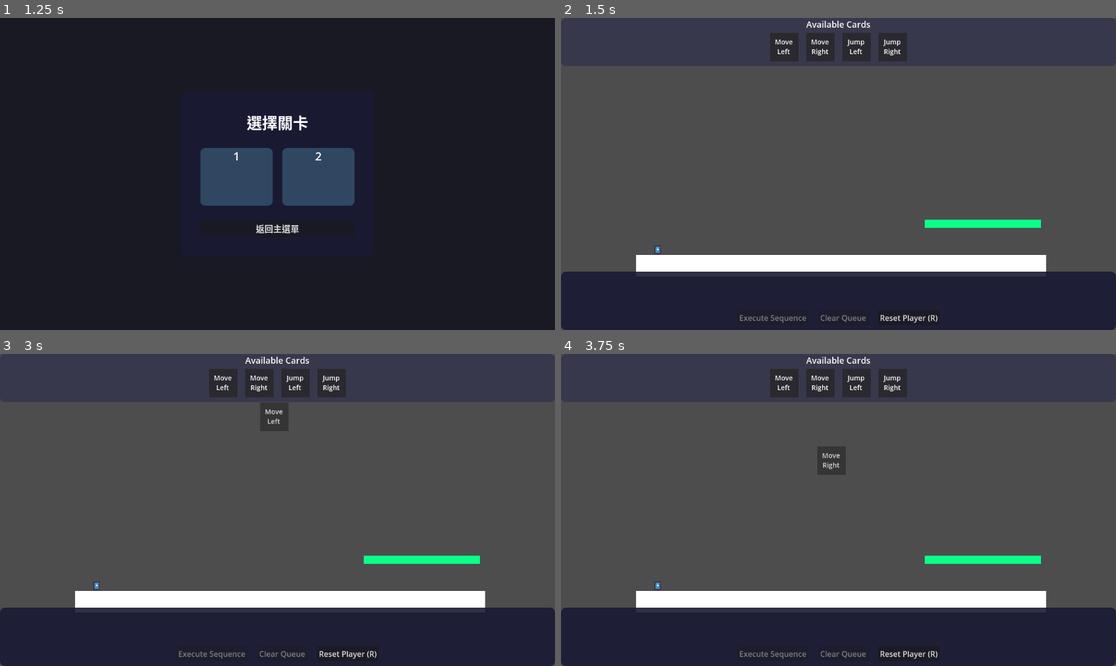
Above: before the commit, frames 1-4 (two rows, left to right).
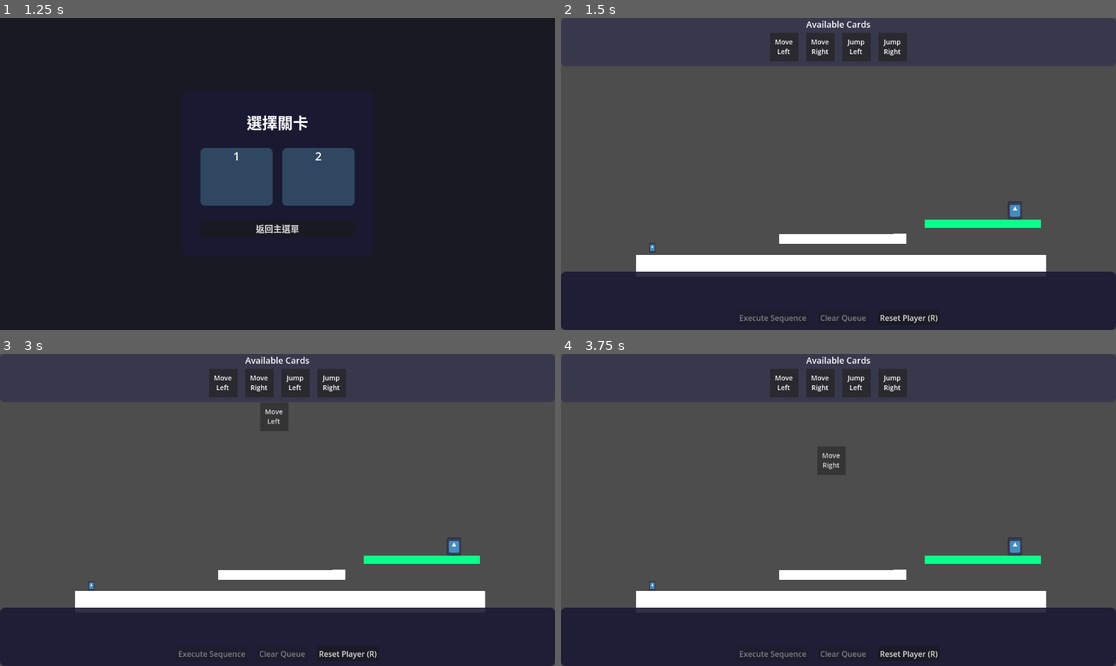
Above: after the commit, the same moments.

Repository: Yuanryan/Rune-Lengend
Game: Godot game, scene res://Scenes/main.tscn
The game is run twice, just before and just after one commit, with the same random seed, the same clock (stepped at 60 frames per second) and the same inputs. The engine's default icon, where the game draws it, is replaced by a stand-in: a white triangle on a blue panel in a dark square.
Inputs (mouse positions are in pixels of both pictures, inside the frame that each line leads up to):
- Up to frame 1 (1.25 s): click "Start" at 0.5 s
- Up to frame 2 (1.5 s): click "🔒" at 1.25 s
- Up to frame 3 (3 s): click "Reset Player (R)" at 2 s; tap Enter (ui_accept) at 2.75 s; drag from (222, 382) to (333, 441) at 2.77 s
- Up to frame 4 (3.75 s): drag from (821, 382) to (810, 572) at 3.52 s

Frame 1 is identical in both runs. In frame 2, 0.9% of the frame differs, in the area x 15-84%, y 58-76%; in frame 3, 0.9%; in frame 4, 0.9%.

Commit message:
Finished Checkpoint

Diff:
--- a/Resources/Animals/rabbit_resource.tres
+++ b/Resources/Animals/rabbit_resource.tres
@@ -5,6 +5,6 @@
 [resource]
 script = ExtResource("1_8m683")
 name = "Rabbit"
-move_speed = 80.0
+move_speed = 200.0
 jump_velocity = Vector2(200, -400)
 metadata/_custom_type_script = "uid://nplwq6xwpqwf"
--- /dev/null
+++ b/Scenes/LevelEdit/checkpoint.tscn
@@ -0,0 +1,20 @@
+[gd_scene load_steps=4 format=3 uid="uid://ctp1234l38t1a"]
+
+[ext_resource type="Script" uid="uid://clnm46es0a0up" path="res://Scripts/Level/checkpoint.gd" id="1_5xexx"]
+[ext_resource type="Texture2D" uid="uid://bqqm0qxmhq7yv" path="res://icon.svg" id="2_8jbrj"]
+
+[sub_resource type="RectangleShape2D" id="RectangleShape2D_ddtxo"]
+size = Vector2(38.5, 52.5)
+
+[node name="checkpoint" type="Area2D"]
+collision_mask = 2
+script = ExtResource("1_5xexx")
+
+[node name="CollisionShape2D" type="CollisionShape2D" parent="."]
+position = Vector2(22.75, 26.75)
+shape = SubResource("RectangleShape2D_ddtxo")
+
+[node name="Sprite2D" type="Sprite2D" parent="."]
+position = Vector2(21.5, 27)
+scale = Vector2(0.3359375, 0.421875)
+texture = ExtResource("2_8jbrj")
--- a/Scenes/Levels/level_1.tscn
+++ b/Scenes/Levels/level_1.tscn
@@ -1,9 +1,10 @@
-[gd_scene load_steps=5 format=3 uid="uid://dqtphadkel0dl"]
+[gd_scene load_steps=6 format=3 uid="uid://dqtphadkel0dl"]
 
 [ext_resource type="Script" uid="uid://bfeqcf2b658ki" path="res://Scripts/Level/level.gd" id="1_0x8k9"]
 [ext_resource type="PackedScene" uid="uid://cplrsetwf82ks" path="res://Scenes/LevelEdit/land_edit_tool.tscn" id="2_3mqfk"]
 [ext_resource type="PackedScene" uid="uid://bn81qjmigxgbl" path="res://Scenes/LevelEdit/land.tscn" id="2_4dpyx"]
 [ext_resource type="Resource" uid="uid://dbub6xik5cwhs" path="res://Resources/Levels/level_1.tres" id="2_iixi8"]
+[ext_resource type="PackedScene" uid="uid://ctp1234l38t1a" path="res://Scenes/LevelEdit/checkpoint.tscn" id="5_cyadu"]
 
 [node name="Level1" type="Node2D"]
 script = ExtResource("1_0x8k9")
@@ -12,7 +13,7 @@
 [node name="LandEditTool" parent="." instance=ExtResource("2_3mqfk")]
 
 [node name="StartingPoint" type="Marker2D" parent="."]
-position = Vector2(-512, 352)
+position = Vector2(-528, 344)
 
 [node name="Land" parent="." instance=ExtResource("2_4dpyx")]
 
@@ -39,6 +40,25 @@
 position = Vector2(24, 144)
 zoom = Vector2(0.7, 0.7)
 limit_enabled = false
+position_smoothing_enabled = true
+position_smoothing_speed = 8.0
+
+[node name="Land3" parent="." instance=ExtResource("2_4dpyx")]
+position = Vector2(267, 131)
+
+[node name="Polygon2D" parent="Land3" index="0"]
+position = Vector2(-419, -158.00002)
+scale = Vector2(0.98437506, 0.98437506)
+polygon = PackedVector2Array(0, 354.53967, 0, 384, 384, 384, 384, 354.38016)
+
+[node name="CollisionPolygon2D" type="CollisionPolygon2D" parent="Land3"]
+position = Vector2(-419, -158.00002)
+polygon = PackedVector2Array(0, 349, 0, 378, 378, 378, 378, 349)
+
+[node name="checkpoint2" parent="." instance=ExtResource("5_cyadu")]
+position = Vector2(526, 225)
+camera_target_position = Vector2(1000, 144)
 
 [editable path="Land"]
 [editable path="Land2"]
+[editable path="Land3"]
--- /dev/null
+++ b/Scripts/Level/checkpoint.gd
@@ -0,0 +1,26 @@
+extends Area2D
+class_name Checkpoint
+
+@export var checkpoint_id: String = ""
+@export var camera_target_position: Vector2 = Vector2.ZERO
+var active: bool = false
+
+signal checkpoint_reached(checkpoint_id, camera_target_position, checkpoint_pos)
+
+func _ready() -> void:
+    add_to_group("checkpoints")
+    connect("body_entered", _on_body_entered)
+    assign_id()
+    print("hi")
+
+func assign_id() -> void:
+    checkpoint_id = "checkpoint_" + str(get_instance_id())
+    print("Assigned Checkpoint ID: ", checkpoint_id)
+
+func _on_body_entered(body: Node) -> void:
+    if active:
+        return
+    if body is Player:
+        active = true
+        print("通過檢查點!")
+        checkpoint_reached.emit(checkpoint_id, camera_target_position, self.global_position)
--- a/Scripts/Level/level.gd
+++ b/Scripts/Level/level.gd
@@ -6,6 +6,7 @@
 
 @export var level_resource: LevelResource = null
 @onready var starting_point: Marker2D = $StartingPoint
+@onready var camera: Camera2D = $Camera2D
 
 func _get_configuration_warnings() -> PackedStringArray:
     var warnings: PackedStringArray = []
@@ -26,6 +27,17 @@
     # 只在非編輯器模式下生成玩家
     if not Engine.is_editor_hint():
         spawn_player()
+
+    # 連接所有檢查點的信號
+    for checkpoint in get_tree().get_nodes_in_group("checkpoints"):
+        checkpoint.checkpoint_reached.connect(_on_checkpoint_reached)
+
+    camera.position_smoothing_enabled = true
+    camera.position_smoothing_speed = 8.0
+
+func _on_checkpoint_reached(checkpoint_id: String, camera_target_position: Vector2, checkpoint_pos: Vector2) -> void:
+    camera.global_position = camera_target_position
+    starting_point.global_position = checkpoint_pos
 
 # 在起始點生成玩家
 func spawn_player() -> Player:
Not shown, added: Scripts/Level/checkpoint.gd.uid
